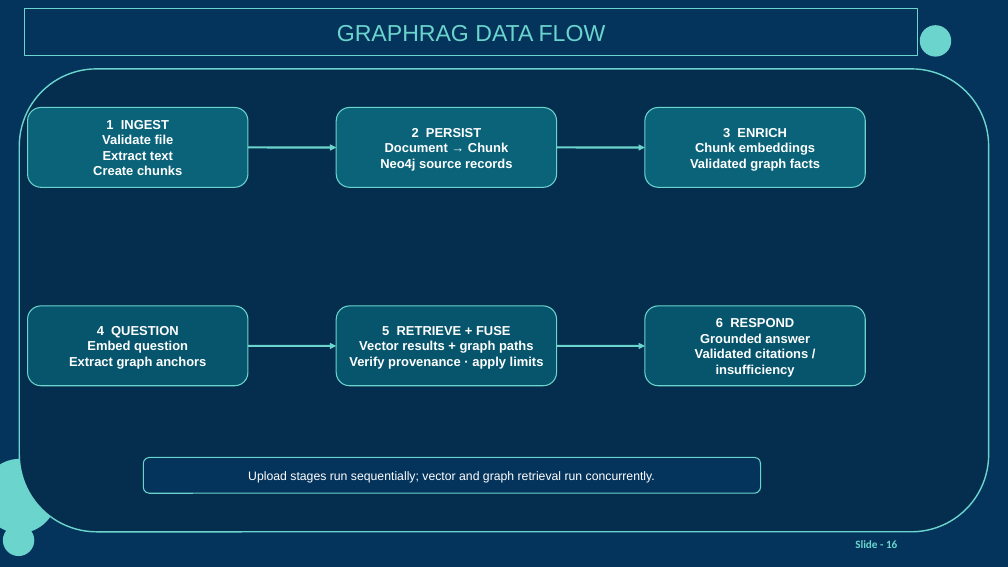
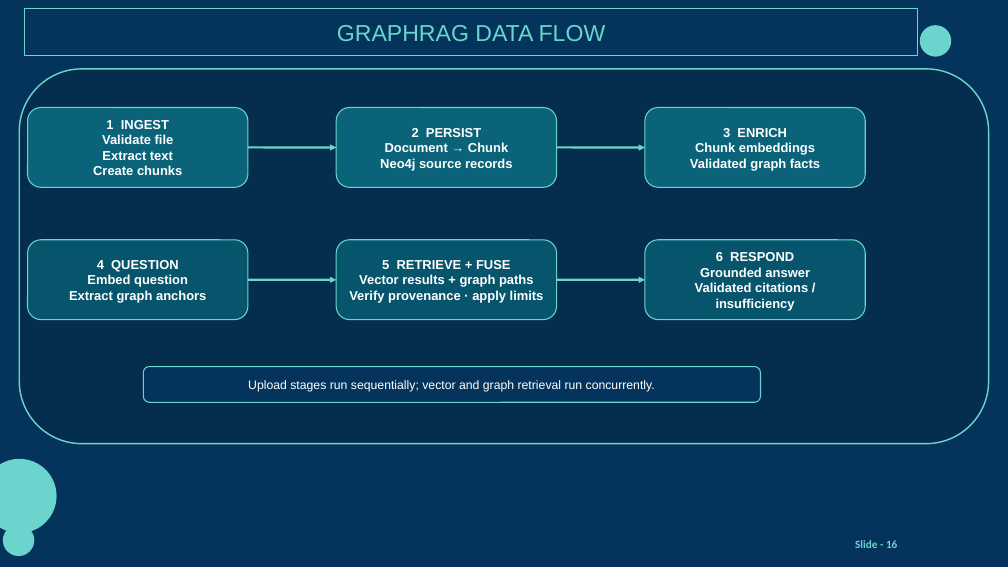
Before and after one commit to kabilan386/ai-powered-knowledge-graph-assistant, a slide deck: slide 16 of presentations/GraphRAG_Project_Viva_Template.pptx. Drawn at 1008x567 pixels with LibreOffice and Linux fonts; fonts in the diff are those of the drawing; background and template pictures are left out. Boxes give left, top, right and bottom in pixels: in the first picture for what was removed or moved away, otherwise in the second. Text is boxed around its words. In the diff, an @@ line names an element or a change of style, - is before the commit and + after.

Commit message:
Align GraphRAG flow diagram on slide 16

```diff
--- a/presentations/GraphRAG_Project_Viva_Template.pptx
+++ b/presentations/GraphRAG_Project_Viva_Template.pptx
@@ rounded rectangle: place and size @@
-rounded rectangle at [19,69,988,532]
+rounded rectangle at [19,69,988,444]
@@ 3 rounded rectangles, 2 arrows: place and size @@
-3 rounded rectangles, 2 arrows at [28,306,865,386]
+3 rounded rectangles, 2 arrows at [28,240,865,320]
@@ rounded rectangle "Upload stages run sequentially; vector ...": place and size @@
-rounded rectangle "Upload stages run sequentially; vector ..." at [143,458,761,493]
+rounded rectangle "Upload stages run sequentially; vector ..." at [143,366,761,402]
```
Also in this commit, not shown: 3 other slides changed, 1 other file.
